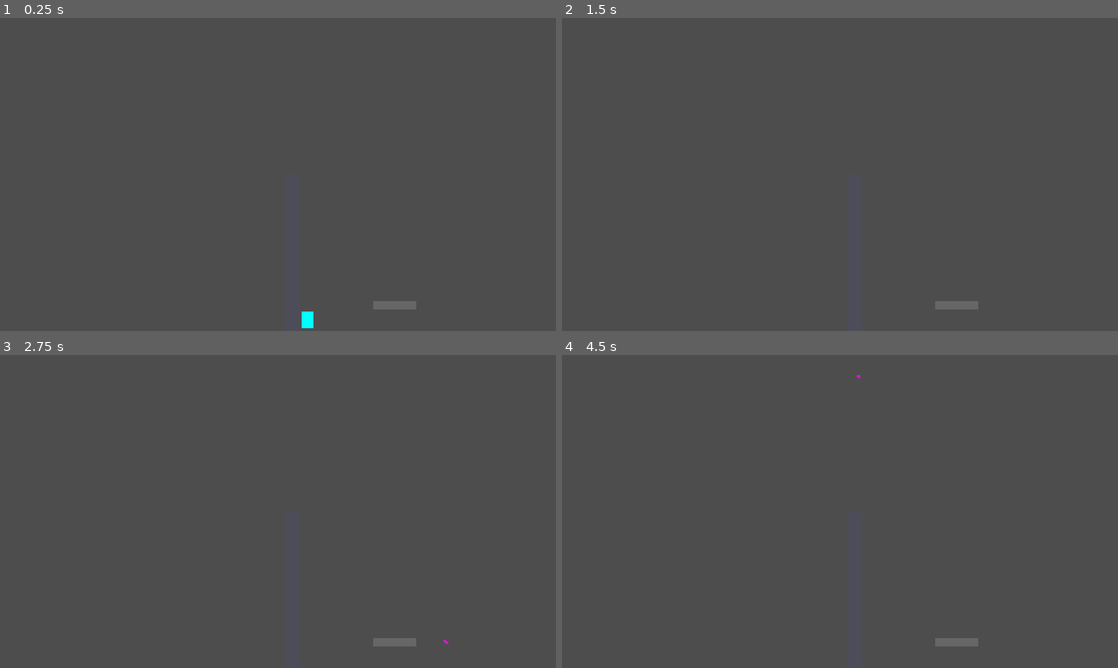
Above: before the commit, frames 1-4 (two rows, left to right).
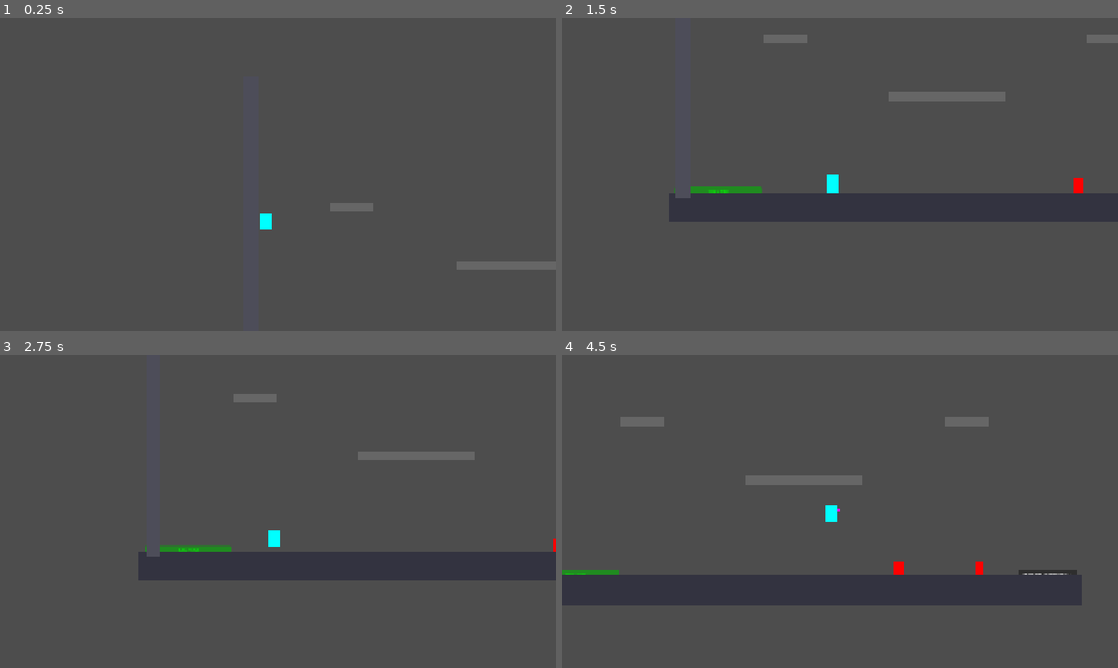
Above: after the commit, the same moments.

Repository: qgatedexe/cursezed
Game: Godot game, scene res://scenes/main/Main.tscn
Same seed, same stepped clock (60 frames per second), same inputs: the game is played once before the commit and once after it.
Inputs (mouse positions are in pixels of both pictures, inside the frame that each line leads up to):
- Up to frame 1 (0.25 s): no input
- Up to frame 2 (1.5 s): move the mouse to (962, 158) at 0.52 s; hold D (move_right) from 0.53 s (still down); tap Shift (dash) at 0.6 s; tap Space (jump) at 0.77 s; move the mouse to (728, 190) at 1.27 s; click (728, 190) at 1.35 s
- Up to frame 3 (2.75 s): tap Space (jump) at 1.52 s; move the mouse to (333, 442) at 2.02 s; release D (move_right) at 2.03 s; hold A (move_left) from 2.03 s (still down); right-click (333, 442) at 2.1 s
- Up to frame 4 (4.5 s): move the mouse to (812, 574) at 2.77 s; release A (move_left) at 2.78 s; hold D (move_right) 2.78-4.28 s; tap Shift (dash) at 2.85 s; tap Space (jump) at 3.02, 3.77 s; move the mouse to (1006, 558) at 3.52 s; click (1006, 558) at 3.6 s; move the mouse to (673, 464) at 4.27 s; hold A (move_left) from 4.28 s (still down); right-click (673, 464) at 4.35 s

The runs differ from the first frame. In frame 1, 1.1% of the frame differs, in the area x 46-100%, y 59-100%; in frame 2, 9.0%; in frame 3, 8.2%; in frame 4, 11%, in the area x 0-94%, y 6-94%.
Error before the commit: Parse Error: Function "set_as_current()" not found in base self. (res://scripts/systems/CameraController.gd:18)

Commit message:
Refactor: Rename set_as_current to make_current
Co-authored-by: leatheat5 <leatheat5@gmail.com>

Diff:
--- a/scripts/systems/CameraController.gd
+++ b/scripts/systems/CameraController.gd
@@ -15,7 +15,7 @@
 
 func _ready():
 	# Find and follow the player
-	set_as_current()
+	make_current()
 
 func set_target(new_target: Node2D):
 	"""Set the target to follow"""
